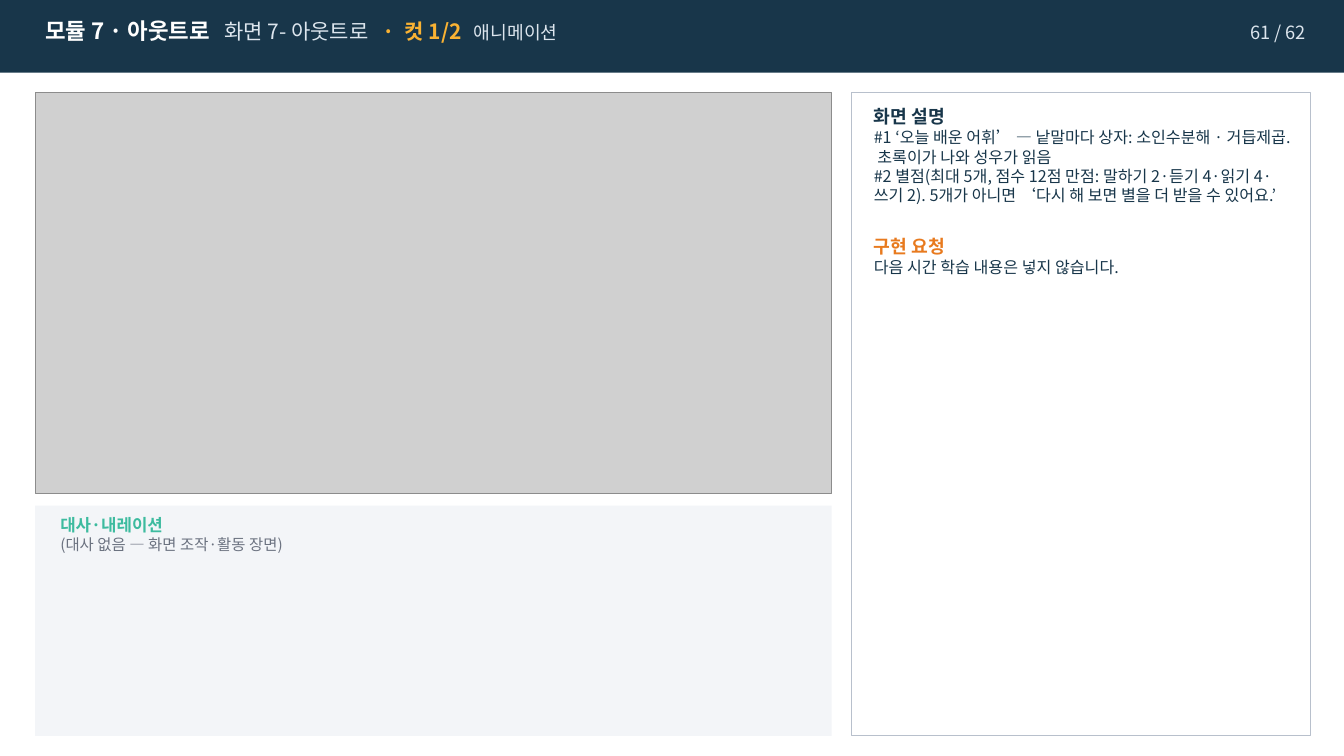
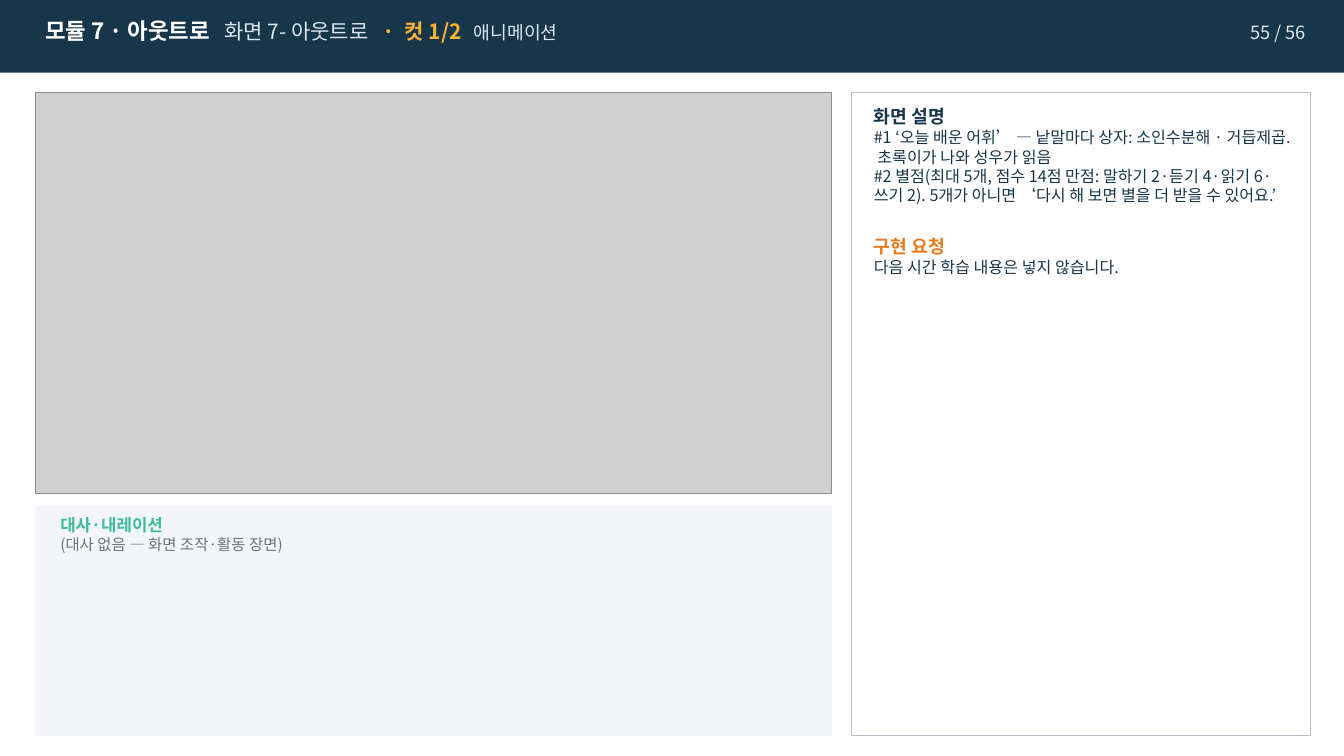
Before and after one commit to j333333766-hub/ksl-math-vocab-kit, a slide deck: slide 55 of 샘플/07차시_소인수분해_조창현_v7-1_스토리보드.pptx (slide 61 before the commit). Drawn at 1344x756 pixels with LibreOffice and Linux fonts; fonts in the diff are those of the drawing; grey boxes stand for pictures. Boxes give left, top, right and bottom in pixels: in the first picture for what was removed or moved away, otherwise in the second. Text is boxed around its words. In the diff, an @@ line names an element or a change of style, - is before the commit and + after.

```diff
--- a/샘플/07차시_소인수분해_조창현_v7-1_스토리보드.pptx
+++ b/샘플/07차시_소인수분해_조창현_v7-1_스토리보드.pptx
@@ text at (x1=1250, y1=25, x2=1305, y2=39): text changed @@
-61 / 62
+55 / 56
@@ text at (x1=874, y1=168, x2=1277, y2=204): text changed @@
-#2 별점(최대 5개, 점수 12점 만점: 말하기 2·듣기 4·읽기 4·쓰기 2). 5개가 아니면 ‘다시 해 보면 별을 더 받을 수 있어요.’
+#2 별점(최대 5개, 점수 14점 만점: 말하기 2·듣기 4·읽기 6·쓰기 2). 5개가 아니면 ‘다시 해 보면 별을 더 받을 수 있어요.’
```
Also in this commit, not shown: 58 other slides changed, 7 slides removed, 10 other files.
